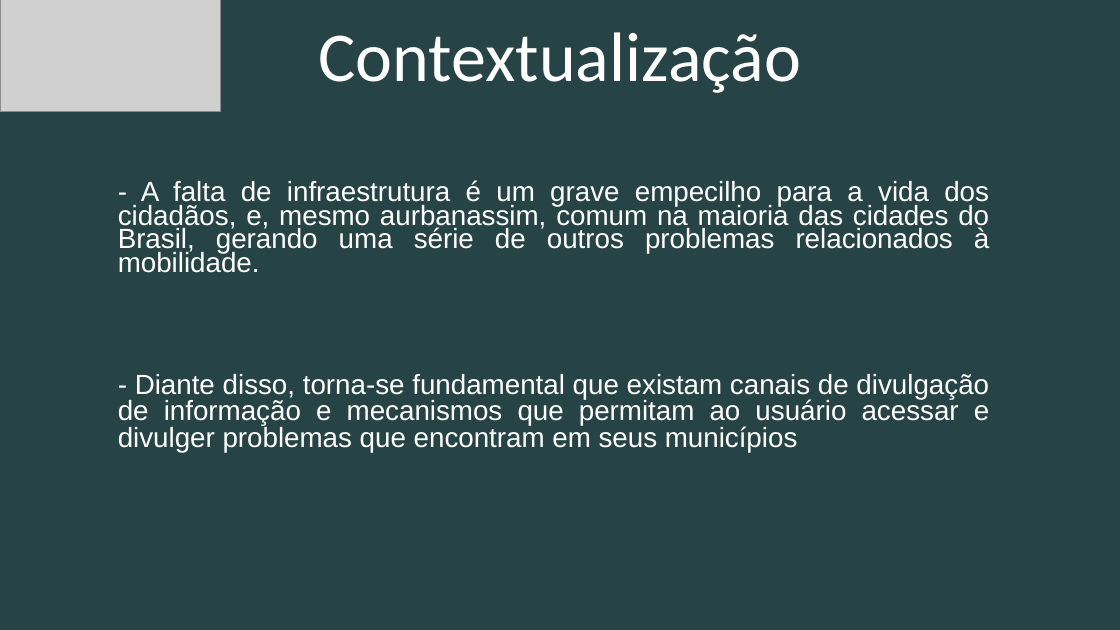
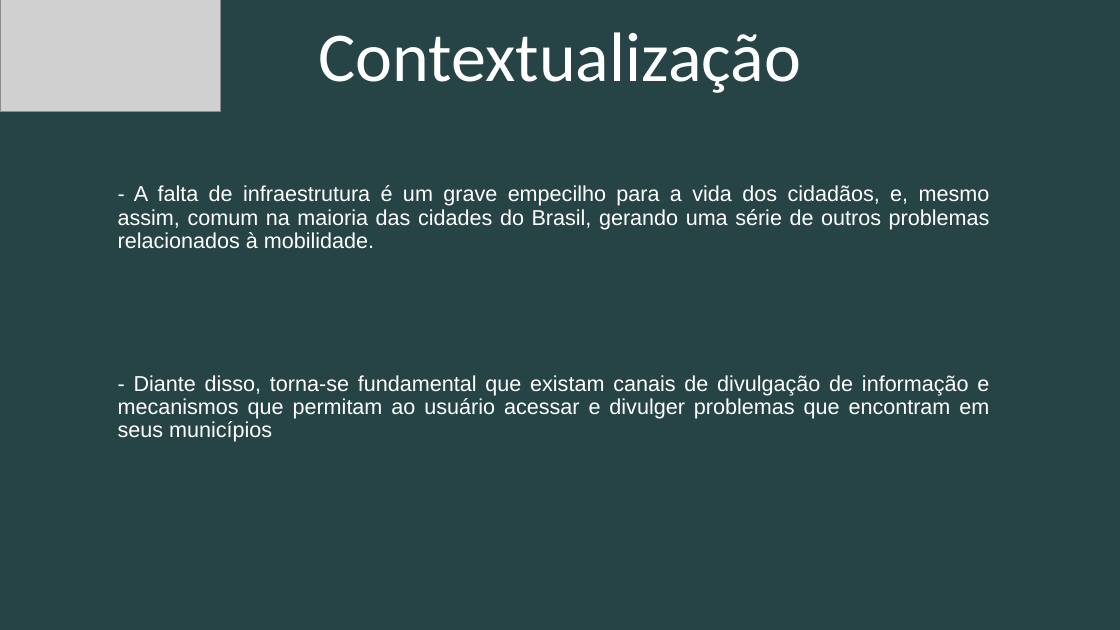
Before and after one commit to ICEI-PUC-Minas-PPLES-TI/plf-es-2020-2-tiii-0940100-cit, a slide deck: slide 2 of Divulgacao/Apresentacao/ProjetoCIT.pptx. Drawn at 1120x630 pixels with LibreOffice and Linux fonts; fonts in the diff are those of the drawing; grey boxes stand for pictures. Boxes give left, top, right and bottom in pixels: in the first picture for what was removed or moved away, otherwise in the second. Text is boxed around its words. In the diff, an @@ line names an element or a change of style, - is before the commit and + after.

```diff
--- a/Divulgacao/Apresentacao/ProjetoCIT.pptx
+++ b/Divulgacao/Apresentacao/ProjetoCIT.pptx
@@ text at [118, 185, 990, 249]: text changed; size 23.8 to 18.5 pt @@
-- A falta de infraestrutura é um grave empecilho para a vida dos cidadãos, e, mesmo aurbanassim, comum na maioria das cidades do Brasil, gerando uma série de outros problemas relacionados à mobilidade.
+- A falta de infraestrutura é um grave empecilho para a vida dos cidadãos, e, mesmo assim, comum na maioria das cidades do Brasil, gerando uma série de outros problemas relacionados à mobilidade.
@@ text "- Diante disso, torna-se fundamental ..." at [118, 375, 989, 442]: size 23.8 to 18.5 pt; line spacing 0.8 to 0.9 @@
```
Also in this commit, not shown: 7 other slides changed.
